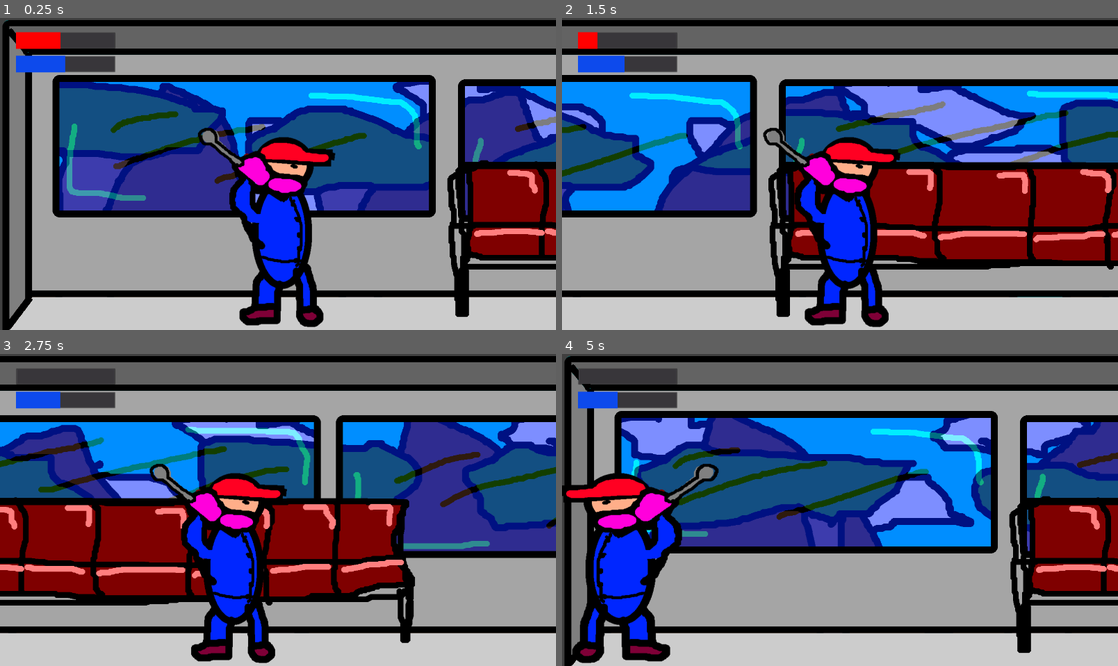
Above: before the commit, frames 1-4 (two rows, left to right).
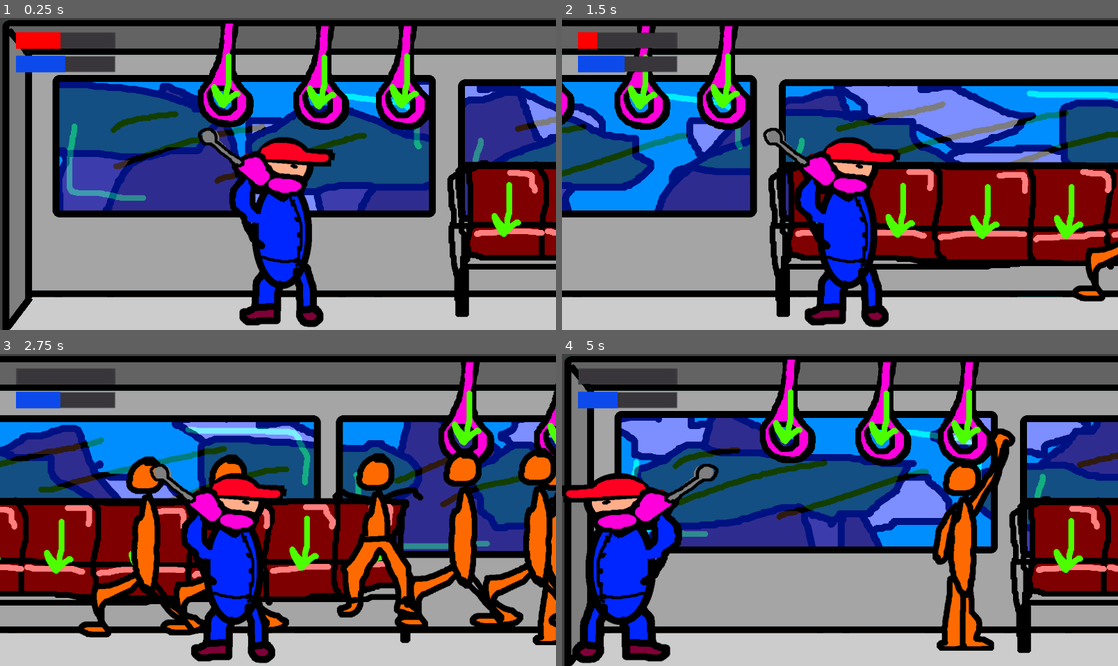
Above: after the commit, the same moments.

Repository: GoblinsGaming/lostrelicgame
Game: Godot game, scene res://Main.tscn
Two runs of this game, one before a commit and one after it. Both use one fixed random seed, a clock stepped at 60 frames per second and the inputs below.
Inputs:
- Up to frame 1 (0.25 s): no input
- Up to frame 2 (1.5 s): hold D (right) 0.53-1.28 s; tap Keypad 0 (drift_camera) at 0.6, 1.35 s; hold - (train_down) from 1.28 s (still down)
- Up to frame 3 (2.75 s): release - (train_down) at 2.03 s; hold D (right) from 2.03 s (still down); tap Keypad 0 (drift_camera) at 2.1 s
- Up to frame 4 (5 s): release D (right) at 2.78 s; hold = (train_up) 2.78-3.53 s; tap Keypad 0 (drift_camera) at 2.85, 3.6, 4.35 s; hold A (left) from 3.53 s (still down)

The runs differ from the first frame. In frame 1, 5.8% of the frame differs, in the area x 35-94%, y 1-71%; in frame 2, 5.2%; in frame 3, 17%, in the area x 0-100%, y 2-94%; in frame 4, 10%.

Commit message:
NPCs sit and hold onto random positions.

Diff:
--- a/GameController.gd
+++ b/GameController.gd
@@ -14,6 +14,7 @@
 
 export var signal_move_mult = 1
 var signal_move_start
+var rng = RandomNumberGenerator.new()
 
 # Called when the node enters the scene tree for the first time.
 func _ready():
@@ -47,7 +48,6 @@
 	if $SignalPoint.position.x < -250:
 		$SignalPoint.position.x = signal_move_start
 
-
 	if Input.is_action_just_pressed("train_up"):
 		back.train_speed *= sqrt(2)
 	elif Input.is_action_just_pressed("train_down"):
--- a/Main.tscn
+++ b/Main.tscn
@@ -12,6 +12,50 @@
 [ext_resource path="res://placeholders/chairs.png" type="Texture" id=10]
 [ext_resource path="res://placeholders/signal_point.png" type="Texture" id=11]
 [ext_resource path="res://GameController.gd" type="Script" id=12]
+[ext_resource path="res://placeholders/npc-handhold.png" type="Texture" id=13]
+[ext_resource path="res://placeholders/npc-sit.png" type="Texture" id=14]
+[ext_resource path="res://placeholders/npc-walk.png" type="Texture" id=15]
+[ext_resource path="res://placeholders/npc-trip.png" type="Texture" id=16]
+[ext_resource path="res://placeholders/npc-shove.png" type="Texture" id=17]
+[ext_resource path="res://Npc.gd" type="Script" id=18]
+[ext_resource path="res://placeholders/handhold.png" type="Texture" id=19]
+[ext_resource path="res://placeholders/seating_space.png" type="Texture" id=20]
+[ext_resource path="res://placeholders/npc-idle.png" type="Texture" id=21]
+[ext_resource path="res://NpcController.gd" type="Script" id=23]
+[ext_resource path="res://NpcTarget.gd" type="Script" id=24]
+
+[sub_resource type="SpriteFrames" id=3]
+animations = [ {
+"frames": [ ExtResource( 21 ) ],
+"loop": true,
+"name": "idle",
+"speed": 5.0
+}, {
+"frames": [ ExtResource( 16 ) ],
+"loop": true,
+"name": "trip",
+"speed": 5.0
+}, {
+"frames": [ ExtResource( 15 ) ],
+"loop": true,
+"name": "walk",
+"speed": 5.0
+}, {
+"frames": [ ExtResource( 17 ) ],
+"loop": true,
+"name": "shove",
+"speed": 5.0
+}, {
+"frames": [ ExtResource( 14 ) ],
+"loop": true,
+"name": "sit",
+"speed": 5.0
+}, {
+"frames": [ ExtResource( 13 ) ],
+"loop": true,
+"name": "handhold",
+"speed": 5.0
+} ]
 
 [sub_resource type="StyleBoxFlat" id=1]
 bg_color = Color( 0.141176, 0.698039, 0.92549, 1 )
@@ -78,6 +122,215 @@
 position = Vector2( 2870, 332 )
 texture = ExtResource( 10 )
 centered = false
+
+[node name="Handholds" type="Node2D" parent="GameController"]
+
+[node name="Handhold" type="Node2D" parent="GameController/Handholds"]
+position = Vector2( 552, 149 )
+
+[node name="Sprite" type="Sprite" parent="GameController/Handholds/Handhold"]
+texture = ExtResource( 19 )
+
+[node name="Handhold2" type="Node2D" parent="GameController/Handholds"]
+position = Vector2( 787, 155 )
+
+[node name="Sprite" type="Sprite" parent="GameController/Handholds/Handhold2"]
+texture = ExtResource( 19 )
+
+[node name="Handhold3" type="Node2D" parent="GameController/Handholds"]
+position = Vector2( 990, 155 )
+
+[node name="Sprite" type="Sprite" parent="GameController/Handholds/Handhold3"]
+texture = ExtResource( 19 )
+
+[node name="Handhold4" type="Node2D" parent="GameController/Handholds"]
+position = Vector2( 2422, 155 )
+
+[node name="Sprite" type="Sprite" parent="GameController/Handholds/Handhold4"]
+texture = ExtResource( 19 )
+
+[node name="Handhold5" type="Node2D" parent="GameController/Handholds"]
+position = Vector2( 2657, 161 )
+
+[node name="Sprite" type="Sprite" parent="GameController/Handholds/Handhold5"]
+texture = ExtResource( 19 )
+
+[node name="Handhold6" type="Node2D" parent="GameController/Handholds"]
+position = Vector2( 2860, 161 )
+
+[node name="Sprite" type="Sprite" parent="GameController/Handholds/Handhold6"]
+texture = ExtResource( 19 )
+
+[node name="NpcController" type="Node2D" parent="GameController"]
+script = ExtResource( 23 )
+
+[node name="Seating" type="Node2D" parent="GameController/NpcController"]
+
+[node name="Seating1" type="Node2D" parent="GameController/NpcController/Seating"]
+position = Vector2( 1239, 475 )
+script = ExtResource( 24 )
+
+[node name="SeatingSpace" type="Sprite" parent="GameController/NpcController/Seating/Seating1"]
+texture = ExtResource( 20 )
+
+[node name="Seating2" type="Node2D" parent="GameController/NpcController/Seating"]
+position = Vector2( 1418, 477 )
+script = ExtResource( 24 )
+
+[node name="SeatingSpace" type="Sprite" parent="GameController/NpcController/Seating/Seating2"]
+texture = ExtResource( 20 )
+
+[node name="Seating3" type="Node2D" parent="GameController/NpcController/Seating"]
+position = Vector2( 1626, 480 )
+script = ExtResource( 24 )
+
+[node name="SeatingSpace" type="Sprite" parent="GameController/NpcController/Seating/Seating3"]
+texture = ExtResource( 20 )
+
+[node name="Seating4" type="Node2D" parent="GameController/NpcController/Seating"]
+position = Vector2( 1832, 480 )
+script = ExtResource( 24 )
+
+[node name="SeatingSpace" type="Sprite" parent="GameController/NpcController/Seating/Seating4"]
+texture = ExtResource( 20 )
+
+[node name="Seating5" type="Node2D" parent="GameController/NpcController/Seating"]
+position = Vector2( 2021, 469 )
+script = ExtResource( 24 )
+
+[node name="SeatingSpace" type="Sprite" parent="GameController/NpcController/Seating/Seating5"]
+texture = ExtResource( 20 )
+
+[node name="Seating6" type="Node2D" parent="GameController/NpcController/Seating"]
+position = Vector2( 2179, 472 )
+script = ExtResource( 24 )
+
+[node name="SeatingSpace" type="Sprite" parent="GameController/NpcController/Seating/Seating6"]
+texture = ExtResource( 20 )
+
+[node name="Handholds" type="Node2D" parent="GameController/NpcController"]
+
+[node name="Handhold1" type="Node2D" parent="GameController/NpcController/Handholds"]
+position = Vector2( 550, 158 )
+script = ExtResource( 24 )
+target_type = 1
+
+[node name="HandholdSpace" type="Sprite" parent="GameController/NpcController/Handholds/Handhold1"]
+texture = ExtResource( 20 )
+
+[node name="Handhold2" type="Node2D" parent="GameController/NpcController/Handholds"]
+position = Vector2( 785, 161 )
+script = ExtResource( 24 )
+target_type = 1
+
+[node name="HandholdSpace" type="Sprite" parent="GameController/NpcController/Handholds/Handhold2"]
+texture = ExtResource( 20 )
+
+[node name="Handhold3" type="Node2D" parent="GameController/NpcController/Handholds"]
+position = Vector2( 988, 158 )
+script = ExtResource( 24 )
+target_type = 1
+
+[node name="HandholdSpace" type="Sprite" parent="GameController/NpcController/Handholds/Handhold3"]
+texture = ExtResource( 20 )
+
+[node name="Handhold4" type="Node2D" parent="GameController/NpcController/Handholds"]
+position = Vector2( 2420, 161 )
+script = ExtResource( 24 )
+target_type = 1
+
+[node name="HandholdSpace" type="Sprite" parent="GameController/NpcController/Handholds/Handhold4"]
+texture = ExtResource( 20 )
+
+[node name="Handhold5" type="Node2D" parent="GameController/NpcController/Handholds"]
+position = Vector2( 2655, 164 )
+script = ExtResource( 24 )
+target_type = 1
+
+[node name="HandholdSpace" type="Sprite" parent="GameController/NpcController/Handholds/Handhold5"]
+texture = ExtResource( 20 )
+
+[node name="Handhold6" type="Node2D" parent="GameController/NpcController/Handholds"]
+position = Vector2( 2858, 161 )
+script = ExtResource( 24 )
+target_type = 1
+
+[node name="HandholdSpace" type="Sprite" parent="GameController/NpcController/Handholds/Handhold6"]
+texture = ExtResource( 20 )
+
+[node name="Npcs" type="Node2D" parent="GameController/NpcController"]
+
+[node name="Npc" type="Node2D" parent="GameController/NpcController/Npcs"]
+position = Vector2( 2439, 455 )
+script = ExtResource( 18 )
+
+[node name="AnimatedSprite" type="AnimatedSprite" parent="GameController/NpcController/Npcs/Npc"]
+frames = SubResource( 3 )
+animation = "idle"
+
+[node name="Npc2" type="Node2D" parent="GameController/NpcController/Npcs"]
+position = Vector2( 2642, 450 )
+script = ExtResource( 18 )
+
+[node name="AnimatedSprite" type="AnimatedSprite" parent="GameController/NpcController/Npcs/Npc2"]
+frames = SubResource( 3 )
+animation = "idle"
+
+[node name="Npc3" type="Node2D" parent="GameController/NpcController/Npcs"]
+position = Vector2( 2826, 447 )
+script = ExtResource( 18 )
+
+[node name="AnimatedSprite" type="AnimatedSprite" parent="GameController/NpcController/Npcs/Npc3"]
+frames = SubResource( 3 )
+animation = "idle"
+
+[node name="Npc4" type="Node2D" parent="GameController/NpcController/Npcs"]
+position = Vector2( 3015, 442 )
+script = ExtResource( 18 )
+
+[node name="AnimatedSprite" type="AnimatedSprite" parent="GameController/NpcController/Npcs/Npc4"]
+frames = SubResource( 3 )
+animation = "idle"
+
+[node name="Npc5" type="Node2D" parent="GameController/NpcController/Npcs"]
+position = Vector2( 3218, 437 )
+script = ExtResource( 18 )
+
+[node name="AnimatedSprite" type="AnimatedSprite" parent="GameController/NpcController/Npcs/Npc5"]
+frames = SubResource( 3 )
+animation = "idle"
+
+[node name="Npc6" type="Node2D" parent="GameController/NpcController/Npcs"]
+position = Vector2( 3402, 434 )
+script = ExtResource( 18 )
+
+[node name="AnimatedSprite" type="AnimatedSprite" parent="GameController/NpcController/Npcs/Npc6"]
+frames = SubResource( 3 )
+animation = "idle"
+
+[node name="Npc7" type="Node2D" parent="GameController/NpcController/Npcs"]
+position = Vector2( 3596, 434 )
+script = ExtResource( 18 )
+
+[node name="AnimatedSprite" type="AnimatedSprite" parent="GameController/NpcController/Npcs/Npc7"]
+frames = SubResource( 3 )
+animation = "idle"
+
+[node name="Npc8" type="Node2D" parent="GameController/NpcController/Npcs"]
+position = Vector2( 3799, 429 )
+script = ExtResource( 18 )
+
+[node name="AnimatedSprite" type="AnimatedSprite" parent="GameController/NpcController/Npcs/Npc8"]
+frames = SubResource( 3 )
+animation = "idle"
+
+[node name="Npc9" type="Node2D" parent="GameController/NpcController/Npcs"]
+position = Vector2( 3983, 426 )
+script = ExtResource( 18 )
+
+[node name="AnimatedSprite" type="AnimatedSprite" parent="GameController/NpcController/Npcs/Npc9"]
+frames = SubResource( 3 )
+animation = "idle"
 
 [node name="PlayerController" type="Node2D" parent="GameController"]
 script = ExtResource( 7 )
--- /dev/null
+++ b/Npc.gd
@@ -0,0 +1,78 @@
+extends Node2D
+signal stop_using_target(this)
+
+var NpcTarget = preload("res://NpcTarget.gd")
+
+enum NPCState {
+	IDLE,
+	WALK,
+	HANDHOLD,
+	SIT,
+	SHOVE,
+	TRIP
+}
+
+export var npc_speed = 300
+export var seating_half_width = 20
+
+
+var rng = RandomNumberGenerator.new()
+var target
+var target_x
+
+var npc_state = NPCState.IDLE
+
+export var min_time_for_state_change = 3
+export var max_time_for_state_change = 6
+var time_since_last_state_change = 0
+var time_til_next_state_change = 0
+
+func _ready():
+	$AnimatedSprite.play("idle")
+	# var seating = get_parent().get_node("train").get_node("chairs").get_node("Seating").get_node("Seating1")
+	# target_seating_x = seating.position.x
+
+func walk_to_target(new_target):
+
+	target = new_target
+	target_x = target.position.x
+	print("NPC walking to target " + str(new_target) + " with position " + str(target_x))
+	npc_state = NPCState.WALK
+	reset_wait()
+
+func _process(delta):
+	if npc_state == NPCState.WALK:
+		$AnimatedSprite.play("walk")
+		if position.x < target_x - seating_half_width:
+			position.x += npc_speed * delta
+			$AnimatedSprite.flip_h = false
+		elif position.x > target_x + seating_half_width:
+			position.x -= npc_speed * delta
+			$AnimatedSprite.flip_h = true
+		else:
+			if target.target_type == NpcTarget.TargetType.SEAT:
+				npc_state = NPCState.SIT
+				position.x = target_x
+				$AnimatedSprite.play("sit")
+				reset_wait()
+			elif target.target_type == NpcTarget.TargetType.HANDHOLD:
+				npc_state = NPCState.HANDHOLD
+				position.x = target_x
+				$AnimatedSprite.play("handhold")
+				reset_wait()
+			else:
+				npc_state = NPCState.IDLE
+				printerr("Unexpected target type: " + str(target.target_type) + " for NPC")
+				position.x = target_x
+				$AnimatedSprite.play("idle")
+				reset_wait()
+
+	elif npc_state in [NPCState.SIT, NPCState.HANDHOLD] :
+		if time_since_last_state_change >= time_til_next_state_change:
+			emit_signal("stop_using_target", self)
+		else:
+			time_since_last_state_change += delta
+
+func reset_wait():
+	time_til_next_state_change = rng.randf_range(min_time_for_state_change, max_time_for_state_change)
+	time_since_last_state_change = 0
--- /dev/null
+++ b/NpcController.gd
@@ -0,0 +1,50 @@
+extends Node2D
+
+var rng = RandomNumberGenerator.new()
+
+var unassigned_targets = []
+var Npcs = []
+
+var Npc = preload("res://Npc.gd")
+
+func _ready():
+	for seat in $Seating.get_children ():
+		unassigned_targets.append(seat)
+
+	for handhold in $Handholds.get_children ():
+		unassigned_targets.append(handhold)
+
+	for npc in $Npcs.get_children():
+		Npcs.append(npc)
+		npc.connect("stop_using_target", self, "_on_npc_stop_using_target")
+
+	for npc in Npcs:
+		if npc.npc_state == Npc.NPCState.IDLE:
+			walk_npc_to_random_target(npc)
+
+func _on_npc_stop_sitting(npc):
+	if unassigned_targets.empty():
+		npc.reset_wait()
+		return
+	var last_target = npc.target
+	walk_npc_to_random_target(npc)
+	unassigned_targets.append(last_target)
+
+func _on_npc_stop_using_target(npc):
+	if unassigned_targets.empty():
+		npc.reset_wait()
+		return
+	var last_target = npc.target
+	walk_npc_to_random_target(npc)
+	unassigned_targets.append(last_target)
+
+func walk_npc_to_random_target(npc):
+	if unassigned_targets.empty():
+		return
+	var target_index = rng.randi_range(0, unassigned_targets.size()-1)
+	var next_target = unassigned_targets[target_index]
+	unassigned_targets.remove(target_index)
+	npc.walk_to_target(next_target)
+
+func _process(delta):
+	pass
--- /dev/null
+++ b/NpcTarget.gd
@@ -0,0 +1,8 @@
+extends Node
+
+enum TargetType {
+	SEAT,
+	HANDHOLD
+}
+
+export (TargetType) var target_type = TargetType.SEAT
Not shown: 1 places in Main.tscn that only renumber resources
Binary file added: placeholders/handhold.png
Not shown, added: placeholders/handhold.png.import
Binary file added: placeholders/npc-handhold.png
Not shown, added: placeholders/npc-handhold.png.import
Binary file added: placeholders/npc-idle.png
Not shown, added: placeholders/npc-idle.png.import
Binary file added: placeholders/npc-shove.png
Not shown, added: placeholders/npc-shove.png.import
Binary file added: placeholders/npc-sit.png
Not shown, added: placeholders/npc-sit.png.import
Binary file added: placeholders/npc-trip.png
(and 5 more such lines)
